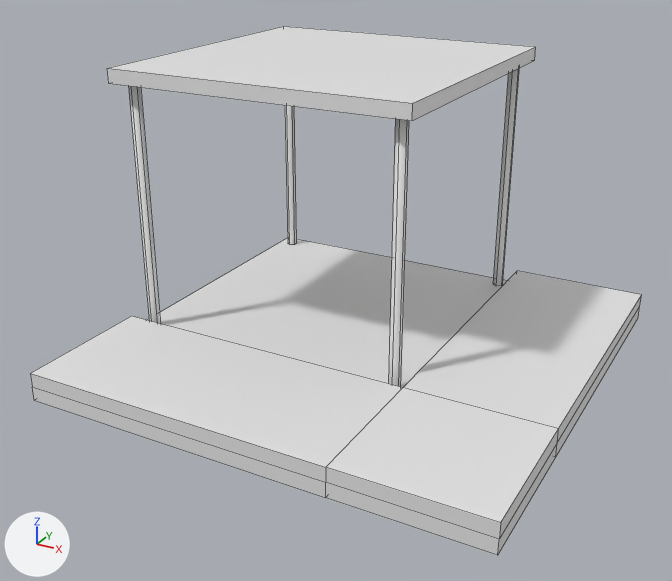
The FBX model Assets/3DModels/Buildings/Constructions/BasicElevator/BasicElevator_Corner.fbx as it was, and as the next commit left it.
Camera for both pictures: a 50 mm camera at (6.77, -13.29, 7.81) aimed at (-0.2, -0.62, 1.47). Arrows for +X, +Y and +Z are at lower left; the lights stay in place. Mesh edges are drawn as thin lines. Where no turn or scale is listed for an object, it has been applied to the vertices.

Before the edit, the objects in view are built like this:
```python
me_cube_011 = bpy.data.meshes.new('Cube.011')
me_cube_011.from_pydata(...)  # 82 vertices, 58 faces; spans x -4.0..4.0, y -4.0..4.0, z 0.0..5.0
ob_basicelevator_corner = bpy.data.objects.new('BasicElevator_Corner', me_cube_011)
ob_basicelevator_corner.location = (0.0, 0.0, 0.0)
```
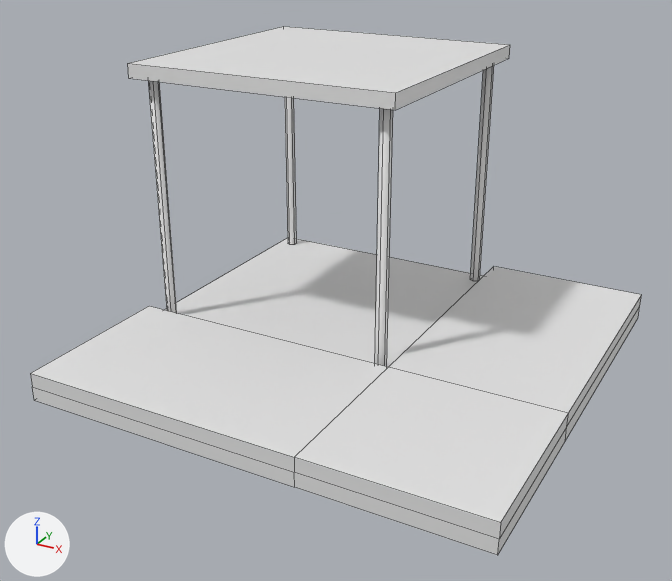
Changed parts and their boxes [x1, y1, x2, y2] in the pictures (672 x 581 px; the box of a moved part takes in the faces that stretch with it):
part 1 of me_cube_011, moved or reshaped
    before: [108, 26, 536, 121]
    after: [128, 26, 510, 110]
part 2 of me_cube_011, moved or reshaped
    before: [129, 86, 161, 323]
    after: [148, 81, 177, 313]
part 3 of me_cube_011, moved or reshaped
    before: [389, 119, 409, 387]
    after: [375, 108, 393, 366]
part 4 of me_cube_011, moved or reshaped
    before: [493, 68, 520, 286]
    after: [470, 65, 494, 281]
part 5 of me_cube_011, moved or reshaped
    both: [30, 373, 501, 555]
part 6 of me_cube_011, moved or reshaped
    before: [31, 238, 508, 467]
    after: [31, 238, 483, 457]
part 7 of me_cube_011, moved or reshaped
    before: [326, 271, 641, 554]
    after: [295, 266, 641, 554]

What changed in the scene script:
```text
Change me_cube_011:
    where me_cube_011.from_pydata(...)  # 82 vertices, 58 faces; spans x -4.0..4.0, y -4.0..4.0, z 0.0..5.0
    used by ob_basicelevator_corner; location = (0.0, 0.0, 0.0)
    me_cube_011 part 1: the loose piece of 8 vertices spanning x -4.0..1.5, y -1.5..4.0, z 4.75..5.0 is scaled about its middle by (0.909, 0.909, 1), then moved by (-0.25, 0.25, 0.0)
    me_cube_011 part 2: the loose piece of 12 vertices spanning x -3.8..-3.63, y -1.3..-1.1, z 0.25..4.75 is turned -90 degrees about the z axis through its middle, then moved by (0.0, 0.5, 0.0)
    me_cube_011 part 3: the loose piece of 12 vertices spanning x 1.13..1.3, y -1.3..-1.1, z 0.25..4.75 is moved by (-0.5, 0.5, 0.0)
    me_cube_011 part 4: the loose piece of 12 vertices spanning x 1.13..1.3, y 3.6..3.8, z 0.25..4.75 is moved by (-0.5, 0.0, 0.0)
    me_cube_011 part 5: all 3 vertices in x 1.5, y -4.0, z 0.0..0.5 are moved by (-0.5, 0.0, 0.0)
    me_cube_011 part 6: all 3 vertices in x -4.0, y -1.5, z 0.0..0.5 are moved by (0.0, 0.5, 0.0)
    me_cube_011 part 7: all 3 vertices in x 4.0, y -1.5, z 0.0..0.5 are moved by (0.0, 0.5, 0.0)
```
